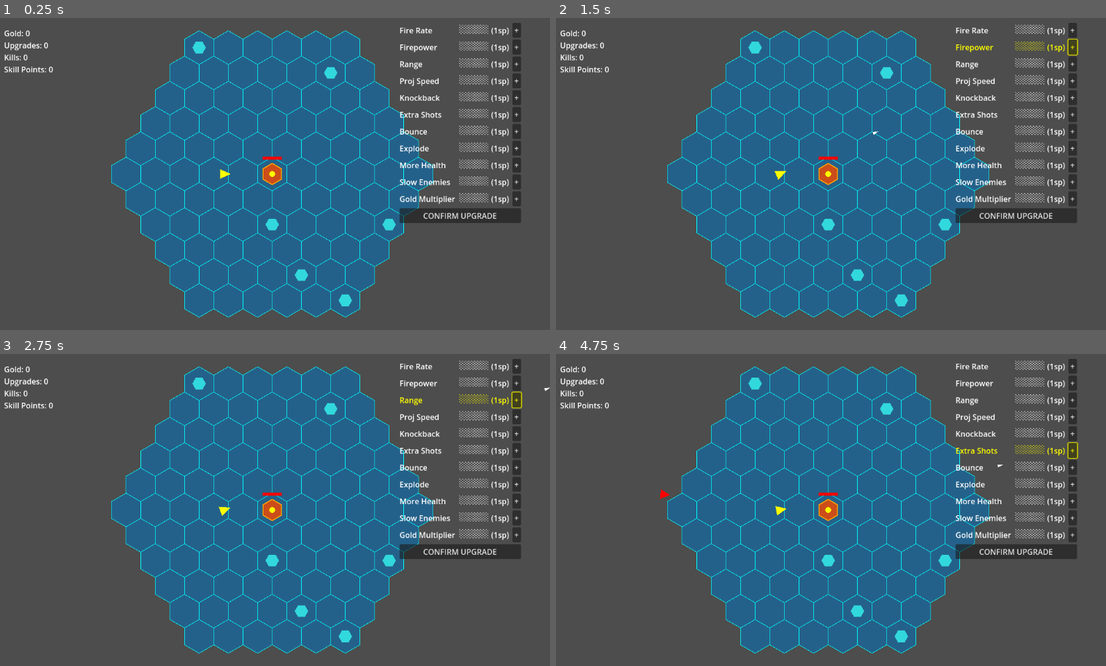
Above: before the commit, frames 1-4 (two rows, left to right).
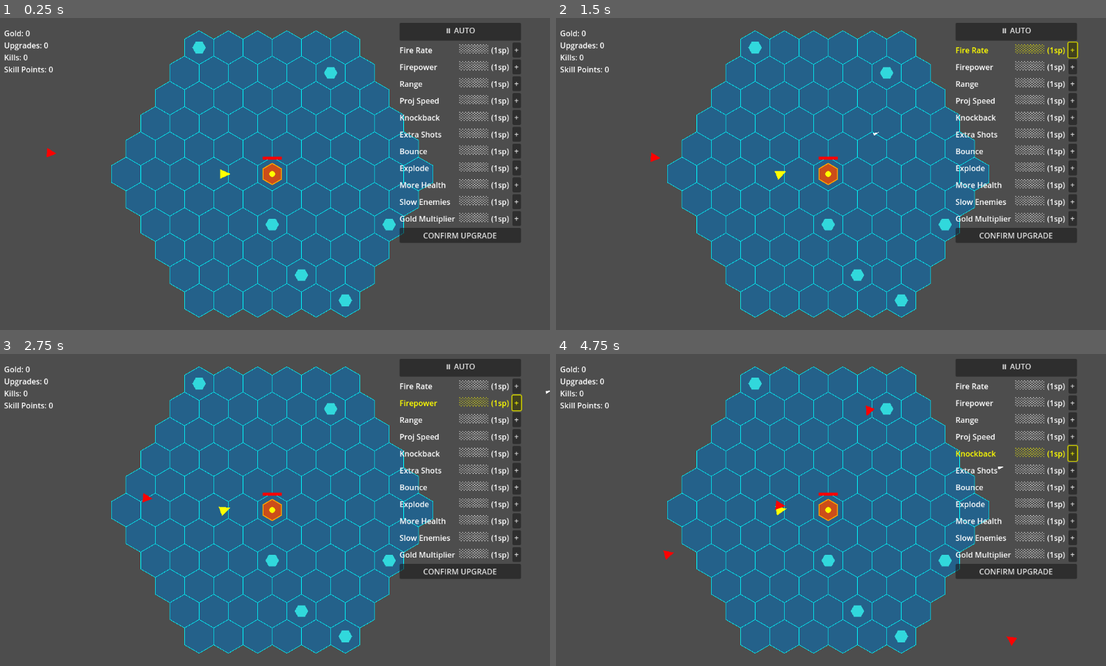
Above: after the commit, the same moments.

Repository: Vexevin/vexagon
Game: Godot game, scene res://hex_map_003.tscn
The game is run twice, just before and just after one commit, with the same random seed, the same clock (stepped at 60 frames per second) and the same inputs.
Inputs:
- Up to frame 1 (0.25 s): no input
- Up to frame 2 (1.5 s): click "+" at 0.5 s; click "+" at 1.25 s
- Up to frame 3 (2.75 s): click "+" at 2 s
- Up to frame 4 (4.75 s): click "+" at 2.75 s; click "+" at 3.5 s; click "+" at 4.25 s

The runs differ from the first frame. In frame 1, 5.9% of the frame differs, in the area x 8-95%, y 1-72%; in frame 2, 5.9%; in frame 3, 5.9%; in frame 4, 6.1%, in the area x 18-95%, y 1-94%.

Commit message:
Skillz_Proto_LV_1

Diff:
--- a/projects/vexagon/enemy_spawner.gd
+++ b/projects/vexagon/enemy_spawner.gd
@@ -2,14 +2,49 @@
 
 const ENEMY_SPEED := 80.0
 var tower_pos := Vector2(576, 324)
-var spawn_timer := 0.0
-var spawn_interval := 3.0
+
+var wave_number := 0
+var enemies_to_spawn := 0
+var enemies_spawned := 0
+var enemies_alive := 0
+var state := "IDLE"
+var cooldown_timer := 0.0
+var cooldown_duration := 10.0
+var spawn_delay := 0.0
+var spawn_delay_interval := 1.5
+
+func _ready() -> void:
+	start_wave()
 
 func _process(delta: float) -> void:
-	spawn_timer += delta
-	if spawn_timer >= spawn_interval:
-		spawn_timer = 0.0
-		spawn_enemy()
+	if state == "SPAWNING":
+		spawn_delay += delta
+		if spawn_delay >= spawn_delay_interval:
+			spawn_delay = 0.0
+			spawn_enemy()
+			enemies_spawned += 1
+			if enemies_spawned >= enemies_to_spawn:
+				state = "WAITING"
+	elif state == "WAITING":
+		if enemies_alive <= 0:
+			state = "COOLDOWN"
+			cooldown_timer = cooldown_duration
+			var hud = get_parent().get_node("Hud")
+			hud.start_cooldown(cooldown_duration)
+	elif state == "COOLDOWN":
+		cooldown_timer -= delta
+		var hud = get_parent().get_node("Hud")
+		hud.update_cooldown(cooldown_timer)
+		if cooldown_timer <= 0.0:
+			start_wave()
+
+func start_wave() -> void:
+	wave_number += 1
+	enemies_to_spawn = 10 + (wave_number - 1) * 5
+	enemies_spawned = 0
+	enemies_alive = 0
+	state = "SPAWNING"
+	spawn_delay = spawn_delay_interval
 
 func spawn_enemy() -> void:
 	var enemy := Area2D.new()
@@ -33,6 +68,7 @@
 	var angle := randf() * TAU
 	enemy.position = tower_pos + Vector2(cos(angle), sin(angle)) * 480.0
 	add_child(enemy)
+	enemies_alive += 1
 	enemy.area_entered.connect(func(area): on_bullet_hit(enemy, area))
 
 func _physics_process(delta: float) -> void:
@@ -45,6 +81,7 @@
 		if enemy.position.distance_to(tower_pos) < 20.0:
 			var tower = get_parent().get_node("Tower")
 			tower.take_damage(10)
+			enemies_alive -= 1
 			enemy.queue_free()
 
 func on_bullet_hit(enemy: Area2D, area: Area2D) -> void:
@@ -60,6 +97,7 @@
 	if hp <= 0:
 		var hud = get_parent().get_node("Hud")
 		hud.add_kill()
+		enemies_alive -= 1
 		var gold_mult: float = 1.0 + (hud.skill_levels[10] * 0.25)
 		hud.add_gold(ceili(gold_mult))
 		enemy.queue_free()
--- a/projects/vexagon/hud.gd
+++ b/projects/vexagon/hud.gd
@@ -5,6 +5,8 @@
 var kill_count := 0
 var skill_points := 0
 var pending_skill := -1
+var auto_pause_enabled: bool = false
+var cooldown_label: Label
 
 var skill_names := [
 	"Fire Rate", "Firepower", "Range", "Proj Speed",
@@ -30,6 +32,16 @@
 	kill_label.position = Vector2(20, 70)
 	sp_label.position = Vector2(20, 95)
 	skill_panel.position = Vector2(840, 10)
+	var ap_btn = Button.new()
+	ap_btn.text = "⏸ AUTO"
+	ap_btn.toggle_mode = true
+	ap_btn.button_pressed = false
+	ap_btn.toggled.connect(func(pressed): auto_pause_enabled = pressed)
+	skill_panel.add_child(ap_btn)
+	cooldown_label = Label.new()
+	cooldown_label.position = Vector2(10, 165)
+	cooldown_label.visible = false
+	add_child(cooldown_label)
 
 	for i in skill_names.size():
 		skill_levels.append(0)
@@ -51,8 +63,6 @@
 		btn.text = "+"
 		btn.process_mode = Node.PROCESS_MODE_ALWAYS
 		var idx := i
-		btn.text = "+"
-		btn.process_mode = Node.PROCESS_MODE_ALWAYS
 		btn.pressed.connect(func(): _on_skill_selected(idx))
 		row.add_child(name_lbl)
 		row.add_child(bars_lbl)
@@ -65,7 +75,7 @@
 	confirm_btn.text = "CONFIRM UPGRADE"
 	confirm_btn.pressed.connect(_on_confirm)
 	skill_panel.add_child(confirm_btn)
-
+	confirm_btn.process_mode = Node.PROCESS_MODE_ALWAYS
 	refresh_panel()
 
 func refresh_panel() -> void:
@@ -88,6 +98,7 @@
 func add_gold(amount: int) -> void:
 	gold += amount
 	gold_label.text = "Gold: " + str(gold)
+
 func add_node_fragment(amount: int) -> void:
 	node_fragments += amount
 	node_label.text = "Upgrades: " + str(node_fragments)
@@ -98,6 +109,8 @@
 	if kill_count > 0 and kill_count % 5 == 0:
 		skill_points += 1
 		call_deferred("refresh_panel")
+		if auto_pause_enabled:
+			_check_auto_pause()
 
 func _on_skill_selected(index: int) -> void:
 	if skill_levels[index] >= 10:
@@ -123,6 +136,8 @@
 		skill_kill_costs[pending_skill] = 8
 	pending_skill = -1
 	call_deferred("refresh_panel")
+	if auto_pause_enabled and not _can_afford_any():
+		get_tree().paused = false
 
 func _process(_delta: float) -> void:
 	pass
@@ -131,3 +146,23 @@
 	if event is InputEventKey and event.pressed:
 		if event.keycode == KEY_ESCAPE or event.keycode == KEY_P:
 			get_tree().paused = !get_tree().paused
+
+func _check_auto_pause() -> void:
+	if _can_afford_any():
+		get_tree().paused = true
+		$SkillPanel.visible = true
+
+func start_cooldown(duration: float) -> void:
+	get_tree().paused = false
+	cooldown_label.visible = true
+	cooldown_label.text = "Next Wave: " + str(int(duration)) + "s"
+
+func update_cooldown(time_left: float) -> void:
+	cooldown_label.text = "Next Wave: " + str(int(time_left)) + "s"
+	if time_left <= 0.0:
+		cooldown_label.visible = false
+func _can_afford_any() -> bool:
+	for i in range(skill_kill_costs.size()):
+		if skill_levels[i] < 10 and skill_points >= skill_kill_costs[i]:
+			return true
+	return false
